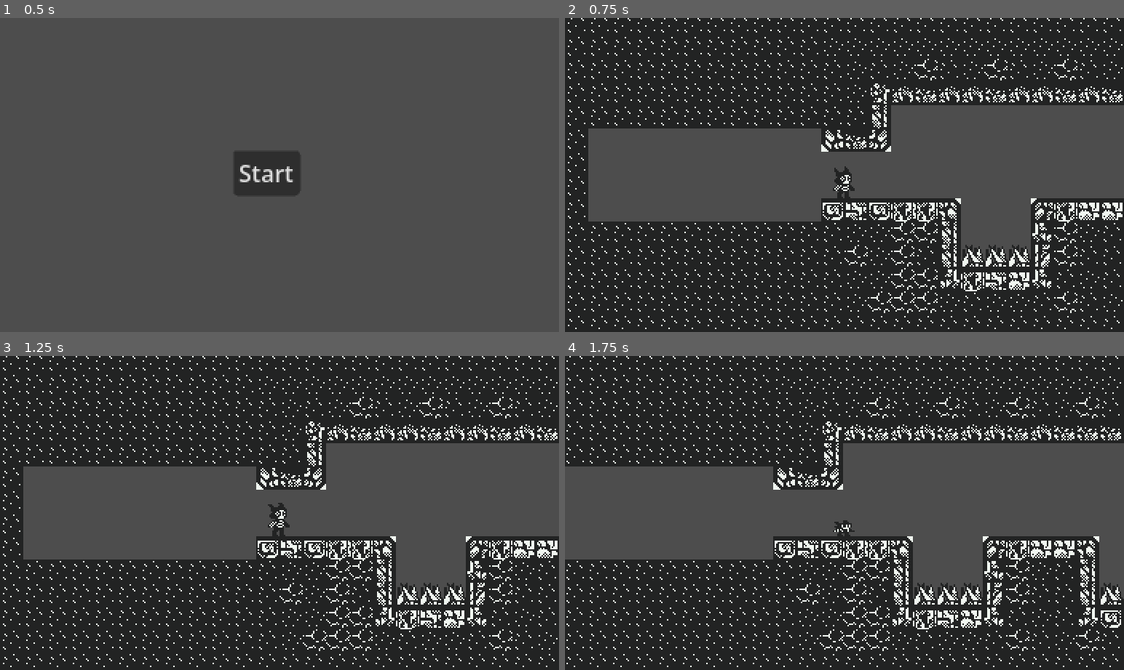
Above: before the commit, frames 1-4 (two rows, left to right).
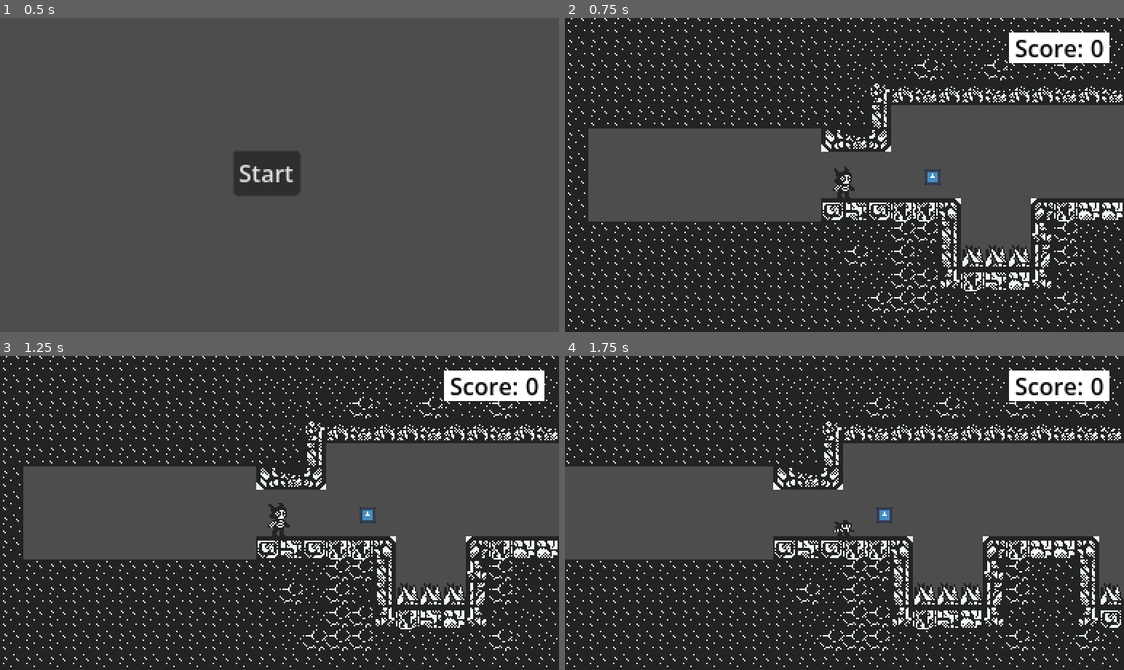
Above: after the commit, the same moments.

Repository: SpeedOfSmell/cryptid-caper
Game: Godot game, scene res://assets/game/game_manager.tscn
The game is run twice, just before and just after one commit, with the same random seed, the same clock (stepped at 60 frames per second) and the same inputs. The engine's default icon, where the game draws it, is replaced by a stand-in: a white triangle on a blue panel in a dark square.
Inputs:
- Up to frame 1 (0.5 s): no input
- Up to frame 2 (0.75 s): click "Start" at 0.5 s
- Up to frame 3 (1.25 s): no input
- Up to frame 4 (1.75 s): hold D (walk_right) from 1.28 s (still down); hold S (duck) from 1.28 s (still down); tap Space (jump) at 1.52 s

Frame 1 is identical in both runs. In frame 2, 1.7% of the frame differs, in the area x 64-98%, y 4-54%; in frame 3, 1.7%; in frame 4, 1.7%.

Commit message:
add pause menu and score display panel placeholders (#15)
* add pause menu placeholder

* hook up pause menu buttons

* add file path for web export

* add score display and add basic relic generation logic

Diff:
--- a/assets/game/room_manager/chunks/chunk_types/through_chunk/test_chunk.tscn
+++ b/assets/game/room_manager/chunks/chunk_types/through_chunk/test_chunk.tscn
@@ -2,6 +2,7 @@
 
 [ext_resource type="TileSet" uid="uid://dywhdftlbg8wv" path="res://assets/game/room_manager/chunks/room_tileset.tres" id="1_7chbf"]
 [ext_resource type="Script" uid="uid://wpcxsk870y80" path="res://assets/game/room_manager/chunks/chunk_types/chunk_template.gd" id="1_a18a0"]
+[ext_resource type="PackedScene" uid="uid://bravhbok4cvo4" path="res://assets/game/room_manager/interactables/artifact/artifact.tscn" id="3_wsuhu"]
 
 [node name="Node2D" type="Node2D" unique_id=605449353]
 script = ExtResource("1_a18a0")
@@ -9,3 +10,6 @@
 [node name="BaseLayer" type="TileMapLayer" parent="." unique_id=1785128724]
 tile_map_data = PackedByteArray("AAAAAAAAAAAGAAEAAAAAAAEAAAAFAAEAAAAAAAIAAAAFAAEAAAAAAAcAAAAFAAAAAAAAAAgAAAAFAAEAAAAAAA …(2944 unchanged characters)…
 tile_set = ExtResource("1_7chbf")
+
+[node name="Artifact" parent="." unique_id=1616424487 groups=["relics"] instance=ExtResource("3_wsuhu")]
+position = Vector2(76, 98)
--- a/assets/game/room_manager/interactables/artifact/artifact.tscn
+++ b/assets/game/room_manager/interactables/artifact/artifact.tscn
@@ -1,12 +1,12 @@
 [gd_scene format=3 uid="uid://bravhbok4cvo4"]
 
 [ext_resource type="PackedScene" uid="uid://bmi3t0kx1gnbo" path="res://assets/game/room_manager/interactables/interactable.tscn" id="1_7fjoe"]
-[ext_resource type="Script" uid="uid://dmtvxtcobo7cl" path="res://assets/game/room_manager/interactables/relic/relic.gd" id="2_iesbg"]
+[ext_resource type="Script" uid="uid://ldnh5hti4t5j" path="res://assets/game/room_manager/interactables/artifact/artifact.gd" id="2_6qvpo"]
 [ext_resource type="Texture2D" uid="uid://bqw1cdlob2j02" path="res://icon.svg" id="3_resyi"]
 
 [node name="Artifact" unique_id=1616424487 instance=ExtResource("1_7fjoe")]
-script = ExtResource("2_iesbg")
-upgrade_type = 0
+script = ExtResource("2_6qvpo")
+score_value = 200
 one_shot = true
 
 [node name="Sprite2D" parent="." index="1" unique_id=271139163]
--- a/assets/game/room_manager/room_generator.gd
+++ b/assets/game/room_manager/room_generator.gd
@@ -36,7 +36,7 @@
 	room.tile_size = room.tilemap.tile_set.tile_size
 	room.room_id = room_id
 
-	_spawn_chunks(chunk_map, room.tilemap, starting_coords, ending_coords)
+	_spawn_chunks(chunk_map, room, starting_coords, ending_coords)
 	_fill_walls(room.tilemap, room_size)
 	_create_room_exits(room, starting_coords, ending_coords)
 
@@ -311,7 +311,7 @@
 			if chunk_type_map[y][x] != null:
 				chunk_map[y][x] = _chunk_library.pick_chunk(chunk_type_map[y][x])
 
-func _spawn_chunks(chunk_map: Array[Array], target_layer: TileMapLayer, starting_coords: Vector2i, ending_coords: Vector2i):
+func _spawn_chunks(chunk_map: Array[Array], target_room: Room, starting_coords: Vector2i, ending_coords: Vector2i):
 	for y in range(chunk_map.size()):
 		for x in range(chunk_map[y].size()):
 			if chunk_map[y][x] != null:
@@ -320,16 +320,23 @@
 					edge = "Left"
 				elif Vector2i(x,y) != ending_coords and x == chunk_map[y].size() - 1:
 					edge = "Right"
-				_stamp_chunk(chunk_map[y][x], target_layer, Vector2i(CHUNK_SIZE.x * x, CHUNK_SIZE.y * y), edge)
-
-func _stamp_chunk(chunk_scene: PackedScene, target_layer: TileMapLayer, origin: Vector2i, edge: String = ""):
+				_stamp_chunk(chunk_map[y][x], target_room, Vector2i(CHUNK_SIZE.x * x, CHUNK_SIZE.y * y), edge)
+
+func _stamp_chunk(chunk_scene: PackedScene, target_room: Room, origin: Vector2i, edge: String = ""):
 	var chunk: ChunkTemplate = chunk_scene.instantiate()
+	var target_layer = target_room.tilemap
 	_copy_layer(chunk.get_node("BaseLayer"), target_layer, origin)
 
 	if edge != "":
 		var edge_layer := chunk.get_node("%sLayer" % edge)
 		if edge_layer != null:
 			_copy_layer(edge_layer, target_layer, origin)
+
+	# TODO: this is temporary, move this out and rework the logic
+	for relic: Node2D in chunk.find_children("*", "Artifact", true, false):
+		var room_relic = relic.duplicate()
+		room_relic.position = relic.position + Vector2(origin * target_room.tile_size)
+		target_room.add_child(room_relic)
 
 	chunk.free()
 
--- a/assets/game/room_manager/room_manager.gd
+++ b/assets/game/room_manager/room_manager.gd
@@ -13,6 +13,8 @@
 
 
 func _ready() -> void:
+	PlayerManager.score_changed.connect(_update_score)
+
 	#TODO: move this music starting to somewhere else once its more organized, state machine?
 	AudioManager.play_music(music)
 	_current_room = _generate_new_room(null)
@@ -72,3 +74,6 @@
 func _place_player(spawn_position: Vector2) -> void:
 	_player.position = spawn_position
 	_player.velocity = Vector2.ZERO
+
+func _update_score(score: int):
+	%ScoreValueLabel.text = str(score)
--- a/assets/game/room_manager/room_manager.tscn
+++ b/assets/game/room_manager/room_manager.tscn
@@ -6,6 +6,7 @@
 [ext_resource type="Script" uid="uid://bnatdry6yu4yv" path="res://assets/game/room_manager/room_generator.gd" id="4_rasos"]
 [ext_resource type="PackedScene" uid="uid://c3l28xjwi58ex" path="res://assets/game/room_manager/room.tscn" id="5_t624x"]
 [ext_resource type="Resource" uid="uid://cckd2ggtqurop" path="res://assets/game/room_manager/chunks/chunk_library.tres" id="6_p0uuc"]
+[ext_resource type="LabelSettings" uid="uid://b3m4nbdxi31eb" path="res://assets/global/label_settings.tres" id="7_5ags4"]
 
 [node name="Room Manager" type="Node" unique_id=1475098114]
 script = ExtResource("1_al643")
@@ -16,3 +17,47 @@
 script = ExtResource("4_rasos")
 _room_scene = ExtResource("5_t624x")
 _chunk_library = ExtResource("6_p0uuc")
+
+[node name="CanvasLayer" type="CanvasLayer" parent="." unique_id=1099281372]
+
+[node name="Panel" type="Panel" parent="CanvasLayer" unique_id=1758416649]
+anchors_preset = 1
+anchor_left = 1.0
+anchor_right = 1.0
+offset_left = -79.0
+offset_top = 10.0
+offset_right = -10.0
+offset_bottom = 31.0
+grow_horizontal = 0
+
+[node name="ColorRect" type="ColorRect" parent="CanvasLayer/Panel" unique_id=919452516]
+layout_mode = 1
+anchors_preset = 15
+anchor_right = 1.0
+anchor_bottom = 1.0
+grow_horizontal = 2
+grow_vertical = 2
+
+[node name="HBoxContainer" type="HBoxContainer" parent="CanvasLayer/Panel" unique_id=631360124]
+layout_mode = 1
+anchors_preset = 15
+anchor_right = 1.0
+anchor_bottom = 1.0
+offset_left = 38.0
+offset_top = 11.0
+offset_right = -37.0
+offset_bottom = -11.0
+grow_horizontal = 2
+grow_vertical = 2
+alignment = 1
+
+[node name="ScoreLabel" type="Label" parent="CanvasLayer/Panel/HBoxContainer" unique_id=1254653608]
+layout_mode = 2
+text = "Score:"
+label_settings = ExtResource("7_5ags4")
+
+[node name="ScoreValueLabel" type="Label" parent="CanvasLayer/Panel/HBoxContainer" unique_id=1154238249]
+unique_name_in_owner = true
+layout_mode = 2
+text = "0"
+label_settings = ExtResource("7_5ags4")
--- /dev/null
+++ b/assets/global/label_settings.tres
@@ -0,0 +1,9 @@
+[gd_resource type="LabelSettings" format=3 uid="uid://b3m4nbdxi31eb"]
+
+[sub_resource type="SystemFont" id="SystemFont_ynj42"]
+font_names = PackedStringArray("Rubik")
+
+[resource]
+font = SubResource("SystemFont_ynj42")
+font_color = Color(0, 0, 0, 1)
+shadow_size = 0
--- /dev/null
+++ b/assets/global/pause_menu/pause_menu.gd
@@ -0,0 +1,78 @@
+extends CanvasLayer
+
+signal request_quit()
+
+@onready var _score_label: Label = %ScoreValueLabel
+@onready var _menu_panel: Panel = %MenuPanel
+@onready var _confirmation_panel: Panel = %ConfirmationPanel
+
+# Called when the node enters the scene tree for the first time.
+func _ready():
+	#PlayerManager.score_changed.connect(_update_score)
+	pass
+
+
+# Called every frame. 'delta' is the elapsed time since the previous frame.
+func _process(delta):
+	pass
+
+func _unhandled_input(event: InputEvent) -> void:
+	if event.is_action_pressed("pause"):
+		_toggle()
+		get_viewport().set_input_as_handled()
+
+
+func _toggle() -> void:
+	# always allow closing; only gate opening on can_pause
+	if visible:
+		_close()
+	else:
+		_open()
+
+
+func _open():
+	#AudioManager.play_sfx(pause_open_sfx)
+	_refresh()
+	visible = true
+	get_tree().paused = true
+
+
+func _close():
+	#AudioManager.play_sfx(pause_closed_sfx)
+	visible = false
+	#popup_window.hide()
+	get_tree().paused = false
+
+
+func _show_confirmation_screen():
+	_menu_panel.visible = false
+	_confirmation_panel.visible = true
+
+
+func _close_confirmation_screen():
+	_menu_panel.visible = true
+	_confirmation_panel.visible = false
+
+
+func _refresh():
+	_score_label.text = str(PlayerManager.get_score())
+
+
+func _update_score(score: int):
+	_score_label.text = str(score)
+
+
+func _on_resume_button_pressed():
+	_close()
+
+
+func _on_quit_button_pressed():
+	_show_confirmation_screen()
+
+
+func _on_confirm_button_pressed():
+	request_quit.emit()
+
+
+func _on_cancel_button_pressed():
+	_close_confirmation_screen()
--- /dev/null
+++ b/assets/global/pause_menu/pause_menu.tscn
@@ -0,0 +1,108 @@
+[gd_scene format=3 uid="uid://mjnwtqq0fvx0"]
+
+[ext_resource type="LabelSettings" uid="uid://b3m4nbdxi31eb" path="res://assets/global/label_settings.tres" id="1_4jdrg"]
+[ext_resource type="Script" uid="uid://cvq7w15jctxe1" path="res://assets/global/pause_menu/pause_menu.gd" id="1_script"]
+
+[node name="PauseMenu" type="CanvasLayer" unique_id=1184906971]
+process_mode = 3
+visible = false
+script = ExtResource("1_script")
+
+[node name="ColorRect" type="ColorRect" parent="." unique_id=785679856]
+anchors_preset = 15
+anchor_right = 1.0
+anchor_bottom = 1.0
+grow_horizontal = 2
+grow_vertical = 2
+
+[node name="MenuPanel" type="Panel" parent="." unique_id=207055466]
+unique_name_in_owner = true
+anchors_preset = 13
+anchor_left = 0.5
+anchor_right = 0.5
+anchor_bottom = 1.0
+grow_horizontal = 2
+grow_vertical = 2
+size_flags_horizontal = 3
+
+[node name="MarginContainer" type="MarginContainer" parent="MenuPanel" unique_id=169138894]
+layout_mode = 1
+anchors_preset = 15
+anchor_right = 1.0
+anchor_bottom = 1.0
+grow_horizontal = 2
+grow_vertical = 2
+
+[node name="VBoxContainer" type="VBoxContainer" parent="MenuPanel/MarginContainer" unique_id=1146218313]
+layout_mode = 2
+
+[node name="TitleLabel" type="Label" parent="MenuPanel/MarginContainer/VBoxContainer" unique_id=212797571]
+layout_mode = 2
+text = "Paused"
+label_settings = ExtResource("1_4jdrg")
+horizontal_alignment = 1
+
+[node name="HBoxContainer" type="HBoxContainer" parent="MenuPanel/MarginContainer/VBoxContainer" unique_id=1129213417]
+layout_mode = 2
+
+[node name="ScoreLabel" type="Label" parent="MenuPanel/MarginContainer/VBoxContainer/HBoxContainer" unique_id=238028931]
+layout_mode = 2
+text = "Score:"
+label_settings = ExtResource("1_4jdrg")
+
+[node name="ScoreValueLabel" type="Label" parent="MenuPanel/MarginContainer/VBoxContainer/HBoxContainer" unique_id=1486386068]
+unique_name_in_owner = true
+layout_mode = 2
+label_settings = ExtResource("1_4jdrg")
+
+[node name="ResumeButton" type="Button" parent="MenuPanel/MarginContainer/VBoxContainer" unique_id=617632810]
+layout_mode = 2
+text = "Resume"
+
+[node name="QuitButton" type="Button" parent="MenuPanel/MarginContainer/VBoxContainer" unique_id=399878621]
+layout_mode = 2
+text = "Quit"
+
+[node name="ConfirmationPanel" type="Panel" parent="." unique_id=576373266]
+unique_name_in_owner = true
+visible = false
+anchors_preset = 13
+anchor_left = 0.5
+anchor_right = 0.5
+anchor_bottom = 1.0
+grow_horizontal = 2
+grow_vertical = 2
+
+[node name="MarginContainer" type="MarginContainer" parent="ConfirmationPanel" unique_id=1621779400]
+layout_mode = 1
+anchors_preset = 15
+anchor_right = 1.0
+anchor_bottom = 1.0
+grow_horizontal = 2
+grow_vertical = 2
+
+[node name="VBoxContainer" type="VBoxContainer" parent="ConfirmationPanel/MarginContainer" unique_id=852461917]
+layout_mode = 2
+
+[node name="ConfirmationLabel" type="Label" parent="ConfirmationPanel/MarginContainer/VBoxContainer" unique_id=933260738]
+layout_mode = 2
+text = "Are you sure you want to quit?"
+label_settings = ExtResource("1_4jdrg")
+horizontal_alignment = 1
+
+[node name="HBoxContainer" type="HBoxContainer" parent="ConfirmationPanel/MarginContainer/VBoxContainer" unique_id=481265317]
+layout_mode = 2
+alignment = 1
+
+[node name="ConfirmButton" type="Button" parent="ConfirmationPanel/MarginContainer/VBoxContainer/HBoxContainer" unique_id=1806850661]
+layout_mode = 2
+text = "Confirm"
+
+[node name="CancelButton" type="Button" parent="ConfirmationPanel/MarginContainer/VBoxContainer/HBoxContainer" unique_id=1922386974]
+layout_mode = 2
+text = "Cancel"
+
+[connection signal="pressed" from="MenuPanel/MarginContainer/VBoxContainer/ResumeButton" to="." method="_on_resume_button_pressed"]
+[connection signal="pressed" from="MenuPanel/MarginContainer/VBoxContainer/QuitButton" to="." method="_on_quit_button_pressed"]
+[connection signal="pressed" from="ConfirmationPanel/MarginContainer/VBoxContainer/HBoxContainer/ConfirmButton" to="." method="_on_confirm_button_pressed"]
+[connection signal="pressed" from="ConfirmationPanel/MarginContainer/VBoxContainer/HBoxContainer/CancelButton" to="." method="_on_cancel_button_pressed"]
--- a/assets/global/player_manager/player_manager.gd
+++ b/assets/global/player_manager/player_manager.gd
@@ -34,6 +34,9 @@
 func add_score(amount: int) -> void:
 	data.score += amount
 	score_changed.emit(data.score)
+
+func get_score() -> int:
+	return data.score
 
 func get_upgrade_level(type: Upgrade.UpgradeType) -> int:
 	return data.upgrades.get(type, 0) #i mean, do we need this? or can we just do data.upgrades.get from the consumer. maybe we keep this just in case for calcs later, safest option
--- a/project.godot
+++ b/project.godot
@@ -19,8 +19,9 @@
 
 PlayerManager="*uid://vnde0omvvvk6"
 AudioManager="*uid://ch2dbl64kt67y"
+States="*uid://dujlikvrn20l1"
+PauseMenu="*uid://mjnwtqq0fvx0"
 UpgradeDatabase="*uid://de3hvi1hq1dkq"
-States="*uid://dujlikvrn20l1"
 
 [display]
 
@@ -56,6 +57,11 @@
 , Object(InputEventKey,"resource_local_to_scene":false,"resource_name":"","device":-1,"window_id":0,"alt_pressed":false …(186 unchanged characters)…
 ]
 }
+pause={
+"deadzone": 0.2,
+"events": [Object(InputEventKey,"resource_local_to_scene":false,"resource_name":"","device":-1,"window_id":0,"alt_pressed":false,"shift_pressed":false,"ctrl_pressed":false,"meta_pressed":false,"pressed":false,"keycode":0,"physical_keycode":4194305,"key_label":0,"unicode":0,"location":0,"echo":false,"script":null)
+]
+}
 
 [layer_names]
 
Not shown, added: assets/global/pause_menu/pause_menu.gd.uid
Not shown, changed: export_presets.cfg
